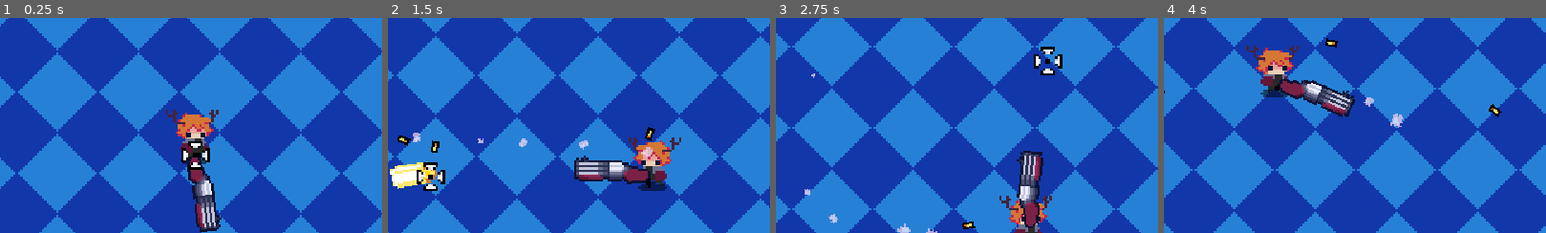
Above: before the commit, frames 1-4 (left to right).
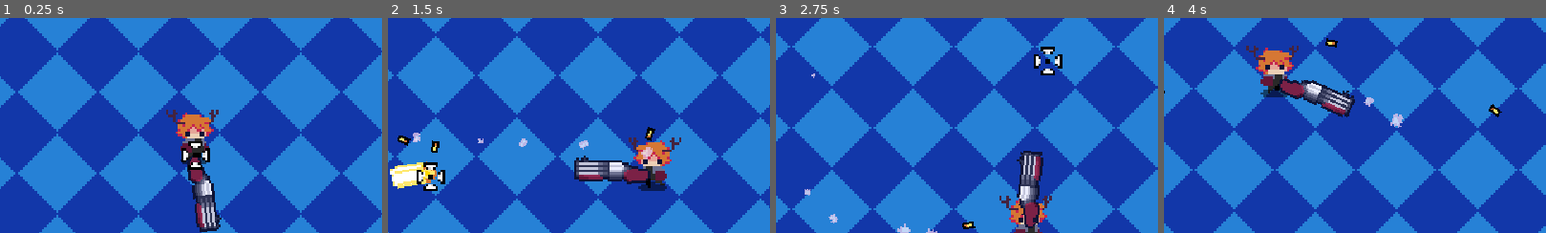
Above: after the commit, the same moments.

Repository: gisotra/protoroguelike
Game: Godot game, scene res://scenes/levels/sandbox.tscn
Same seed, same stepped clock (60 frames per second), same inputs: the game is played once before the commit and once after it.
Inputs (mouse positions are % of the whole screen's width and height, from its top left):
- Up to frame 1 (0.25 s): no input
- Up to frame 2 (1.5 s): move the mouse to (72, 45) at 0.52 s; press the mouse at (72, 45) at 0.53 s; hold D (move_right) 0.53-1.28 s; move the mouse to (30, 55) at 1.27 s; release the mouse at (30, 55) at 1.28 s; hold S (move_down) from 1.28 s (still down); click (30, 55) at 1.35 s
- Up to frame 3 (2.75 s): move the mouse to (60, 28) at 2.02 s; release S (move_down) at 2.03 s; press the mouse at (60, 28) at 2.03 s; hold D (move_right) from 2.03 s (still down)
- Up to frame 4 (4 s): move the mouse to (45, 70) at 2.77 s; release D (move_right) at 2.78 s; release the mouse at (45, 70) at 2.78 s; hold W (move_up) 2.78-3.53 s; click (45, 70) at 2.85 s; move the mouse to (80, 65) at 3.52 s; press the mouse at (80, 65) at 3.53 s; hold A (move_left) from 3.53 s (still down)
The pictures show only the part of the screen within x 24-74%, y 18-68%; the shares and areas given below are measured in that part.

The runs differ from the first frame. In frame 1, less than 0.1% of the frame differs, in the area x 48-54%, y 52-56%; in frame 2, less than 0.1%; in frame 3, less than 0.1%; in frame 4, less than 0.1%, in the area x 26-33%, y 21-25%.

Commit message:
eye position spring

Diff:
--- a/scenes/player/eyes.gd
+++ b/scenes/player/eyes.gd
@@ -7,7 +7,7 @@
 @onready var smooth_speed = 7
 
 
-func _process(delta: float) -> void:
+"""func _process(delta: float) -> void:
 	if !central_head_point:
 		return
 	var mouse_global = get_global_mouse_position()
@@ -18,3 +18,18 @@
 
 	var target_position = head_point + diff
 	global_position = global_position.lerp(target_position, smooth_speed * delta)
+"""
+
+func _update_eyes_pos():
+
+	var mouse_global = get_global_mouse_position()
+	var head_point = central_head_point.global_position
+	var diff = mouse_global - head_point
+	diff.x = clamp(diff.x, -max_off_set_x, max_off_set_x)
+	diff.y = clamp(diff.y, -max_off_set_y, max_off_set_y)
+	var target_position = head_point + diff
+	var myTween = create_tween()
+	myTween.set_parallel(true)
+	myTween.set_ease(Tween.EASE_IN)
+	myTween.set_trans(Tween.TRANS_SPRING)
+	myTween.tween_property(self, "global_position", target_position, 1.2)
--- a/scenes/player/scripts/player.gd
+++ b/scenes/player/scripts/player.gd
@@ -9,10 +9,14 @@
 var isWalking: bool = false
 @onready var dust_emmiter: CPUParticles2D = $dust_emmiter
 @onready var central_head_point: Marker2D = $central_head_point
+@onready var frame_count: int = 0
+@onready var eyes_update_rate = 10
 
 func _physics_process(delta: float) -> void:
+	frame_count += 1
 	#handle the direction the player is facing
 	_handle_direction()
+
 
 	#handle movement
 	var direction
